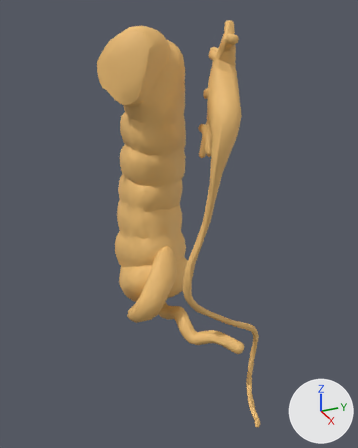
Before and after pictures for a commit that changed the glTF model ui/models/anatomia/regioes/fossa-iliaca-direita.glb.
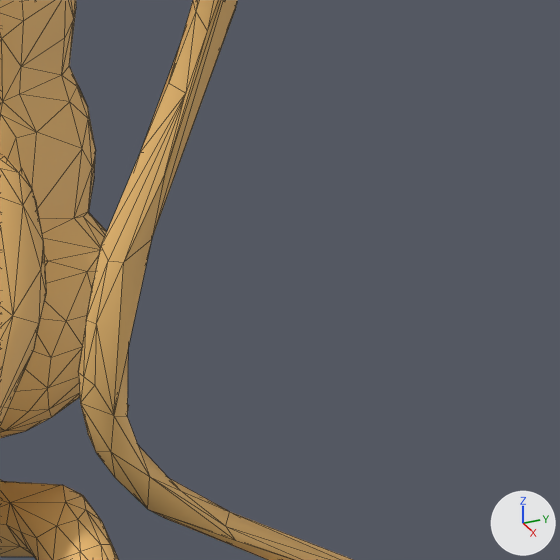
Each version appears first whole from a 50 mm camera at (0.1886, -0.1209, 1.1457) aimed at (-0.0706, -0.0043, 1.0161), and next in a close-up on the part from 47% to 75% of the width and 49% to 71% of the height. The axes (+X, +Y, +Z) are drawn at lower right. The lights are the same throughout. The last two pictures show the newer version. The close-ups show mesh edges as thin lines.

Before the edit, the objects in view are built like this:
```python
me_apendice = bpy.data.meshes.new('apendice')
me_apendice.from_pydata(...)  # 220 vertices, 436 faces; spans x -0.0884..-0.0189, y -0.0208..0.0182, z 0.9437..0.9618
me_apendice.materials.append(mat_orgaos)  # orange #eebd72
me_ceco = bpy.data.meshes.new('ceco')
me_ceco.from_pydata(...)  # 145 vertices, 286 faces; spans x -0.0798..-0.0514, y -0.0413..-0.0072, z 0.9482..1.0014
me_ceco.materials.append(mat_orgaos)  # orange #eebd72
me_colon_ascendente = bpy.data.meshes.new('colon-ascendente')
me_colon_ascendente.from_pydata(...)  # 1058 vertices, 2112 faces; spans x -0.127..-0.064, y -0.046..0.009, z 0.946..1.132
me_colon_ascendente.materials.append(mat_orgaos)  # orange #eebd72
ob_apendice = bpy.data.objects.new('apendice', me_apendice)
ob_apendice.location = (0.0, 0.0, 0.0)
ob_ceco = bpy.data.objects.new('ceco', me_ceco)
ob_ceco.location = (0.0, 0.0, 0.0)
ob_colon_ascendente = bpy.data.objects.new('colon-ascendente', me_colon_ascendente)
ob_colon_ascendente.location = (0.0, 0.0, 0.0)
# also in view: 'ureter-direito' at (-0.0411, 0.0103, 1.0124)
```
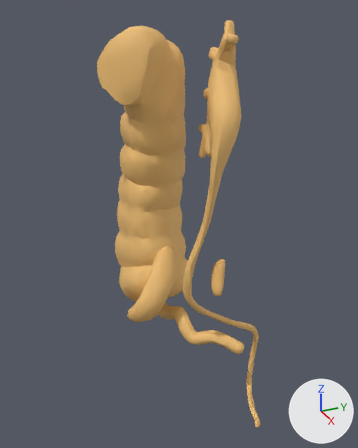
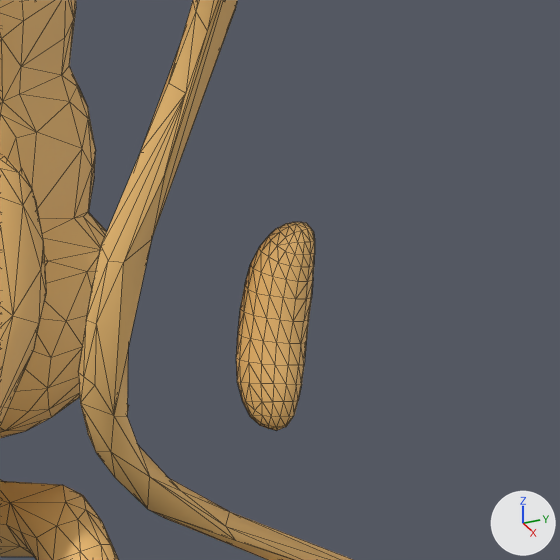
Diff of the bpy script that builds the scene:
```diff
--- a/ui/models/anatomia/regioes/fossa-iliaca-direita.glb.py
+++ b/ui/models/anatomia/regioes/fossa-iliaca-direita.glb.py
@@ me_ovario_direito @@
+me_ovario_direito.from_pydata(...)  # 207 vertices, 410 faces; spans x -0.0772..-0.0645, y 0.0205..0.0314, z 0.9575..0.9822
+me_ovario_direito.materials.append(mat_orgaos)  # orange #eebd72
@@ ob_ovario_direito @@
+ob_ovario_direito = bpy.data.objects.new('ovario-direito', me_ovario_direito)
+ob_ovario_direito.location = (0.0, 0.0, 0.0)
```

Pixel boxes (x1, y1, x2, y2) of what changed, in the close-ups (560 x 560 px):
'ovario-direito', added (orange)
    after: (236, 222, 315, 431)
